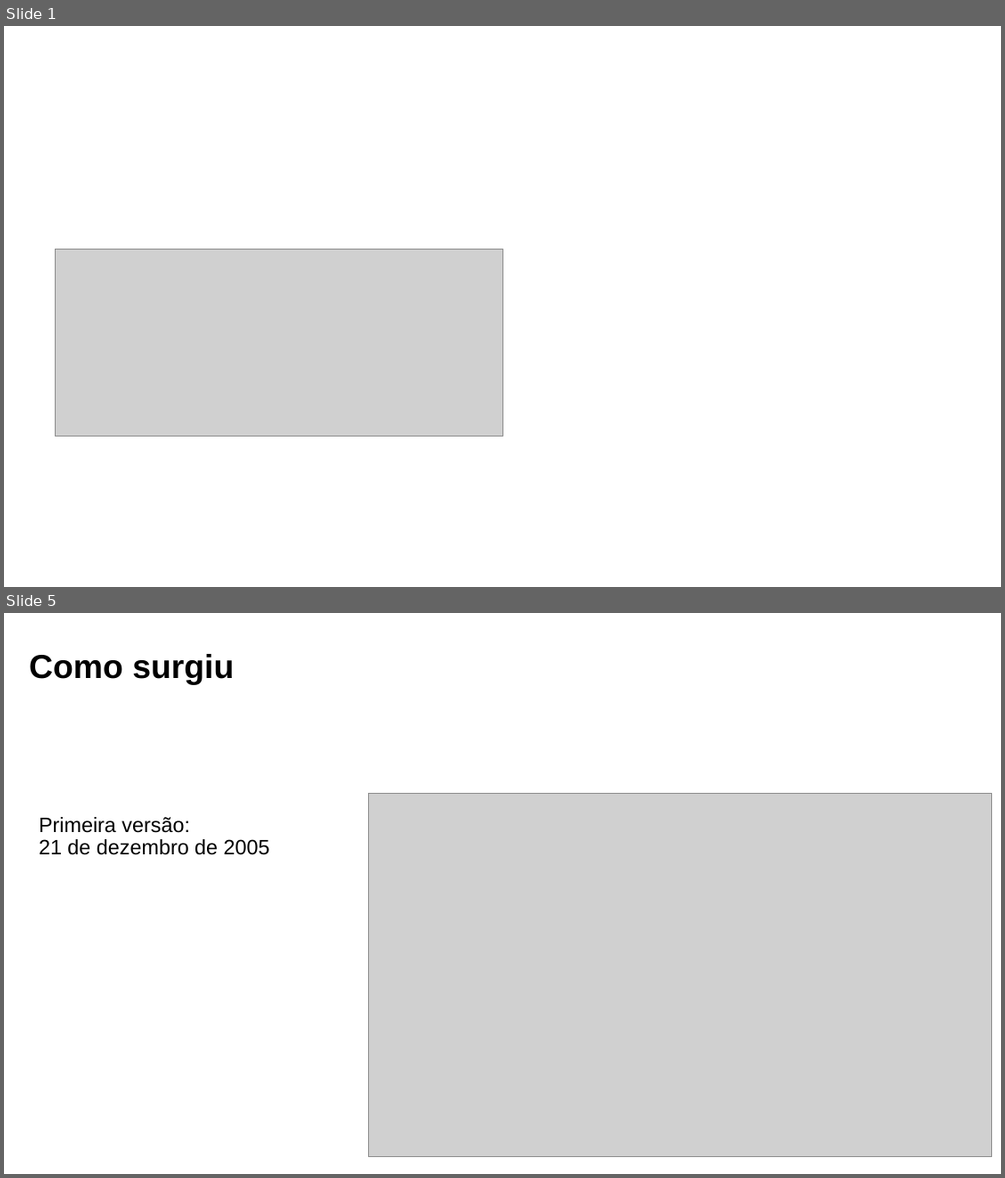
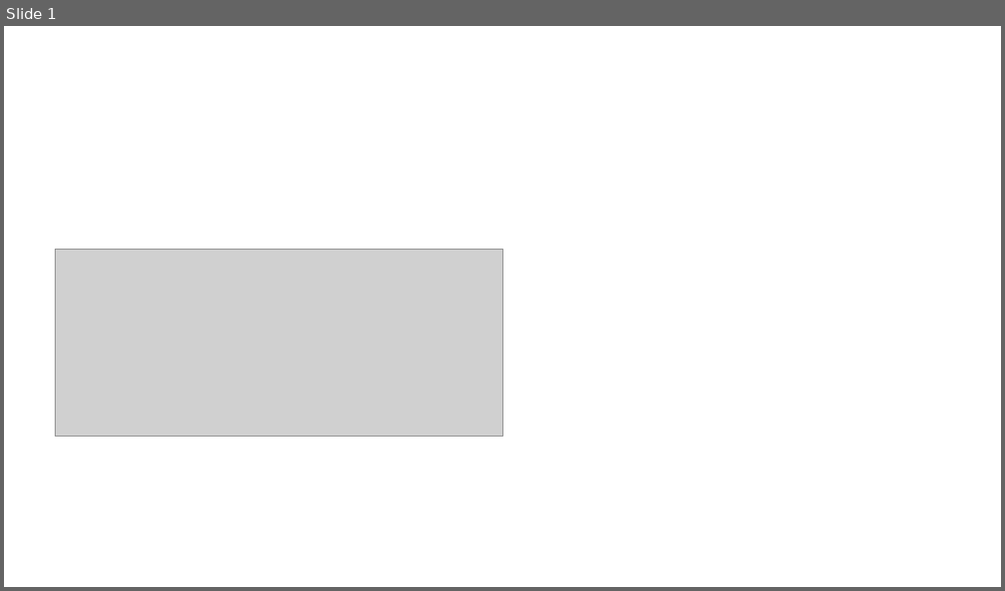
Before and after one commit to yunoguthi/testeCursoGit, a slide deck: git.pptx. Shown one above the other, each under a label of ours: slides 1 and 5 before the commit, slide 1 after it; the slides between them are not shown. The pictures are 1005x1178 and 1005x591 pixels, drawn with LibreOffice and Linux fonts; fonts in the diff are those of the drawing; grey boxes stand for pictures; background and template pictures are left out. Boxes give left, top, right and bottom in pixels: in the first picture for what was removed or moved away, otherwise in the second. Text is boxed around its words. In the diff, an @@ line names an element or a change of style, - is before the commit and + after.

```diff
--- a/git.pptx
+++ b/git.pptx
@@ slide 5 removed at (4, 613, 1001, 1174), background #FFFFFF @@
@@ text removed at (29, 654, 234, 685) @@
-Como surgiu
@@ picture removed at (368, 793, 991, 1156) @@
@@ text removed at (39, 817, 270, 855) @@
-Primeira versão:
-21 de dezembro de 2005
```
Also in this commit, not shown: 3 slides changed, 13 other slides removed, 1 other file.
